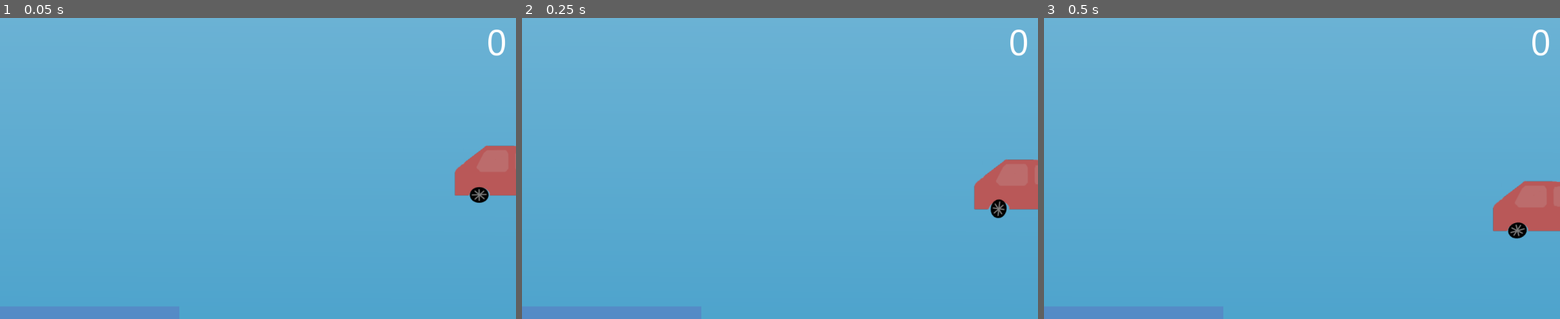
Above: before the commit, frames 1-3 (left to right).
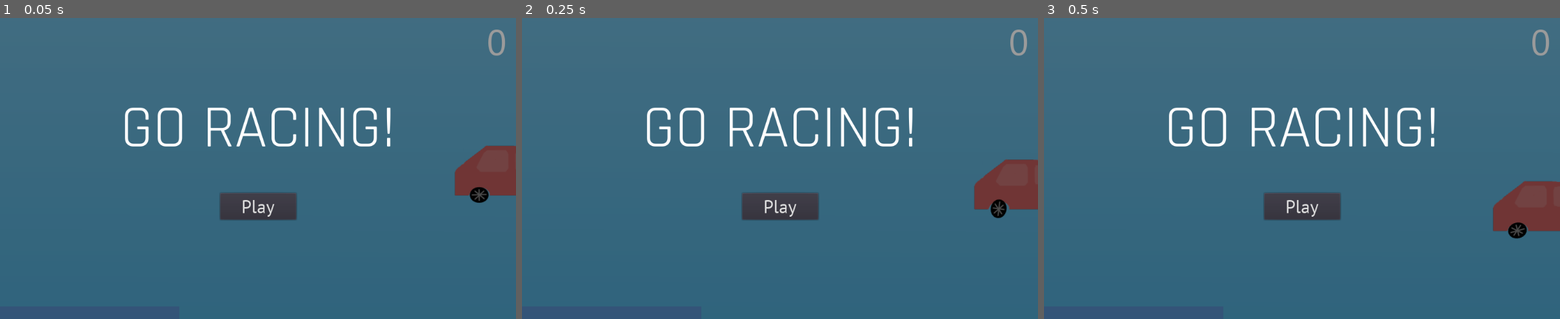
Above: after the commit, the same moments.

Repository: anhcraft/racing
Game: Godot game, scene res://Main.tscn
Two runs of this game, one before a commit and one after it. Both use one fixed random seed, a clock stepped at 60 frames per second and the inputs below.
Inputs:
- Up to frame 1 (0.05 s): no input
- Up to frame 2 (0.25 s): no input
- Up to frame 3 (0.5 s): no input

The runs differ from the first frame. In frame 1, 100% of the frame differs, in the area x 0-100%, y 0-100%; in frame 2, 100%; in frame 3, 100%.

Commit message:
Added main GUI

Diff:
--- a/Main.gd
+++ b/Main.gd
@@ -61,6 +61,13 @@
 func _on_Energy_updated(value):
 	$HUD/EnergyBar.value = value
 
+func _on_PlayBtn_button_down():
+	var ds = $MainScreen.get_children()
+	for dsc in ds:
+		if dsc is CanvasItem:
+			dsc.hide()
+	$"/root/Player".stopped = false
+
 func _on_ContinueBtn_button_down():
 	var ds = $DeathScreen.get_children()
 	for dsc in ds:
--- a/Main.tscn
+++ b/Main.tscn
@@ -6,6 +6,7 @@
 [ext_resource path="res://Car.tscn" type="PackedScene" id=4]
 [ext_resource path="res://PTSans-Regular.ttf" type="DynamicFontData" id=5]
 [ext_resource path="res://energy_bar.png" type="Texture" id=6]
+[ext_resource path="res://Rajdhani-Regular.ttf" type="DynamicFontData" id=7]
 
 [sub_resource type="DynamicFont" id=1]
 size = 72
@@ -18,6 +19,10 @@
 [sub_resource type="DynamicFont" id=3]
 size = 36
 font_data = ExtResource( 5 )
+
+[sub_resource type="DynamicFont" id=4]
+size = 120
+font_data = ExtResource( 7 )
 
 [node name="Main" type="Node2D"]
 script = ExtResource( 3 )
@@ -99,6 +104,46 @@
 "_edit_use_anchors_": false
 }
 
+[node name="MainScreen" type="CanvasLayer" parent="."]
+
+[node name="MainOverlay" type="ColorRect" parent="MainScreen"]
+anchor_right = 1.0
+anchor_bottom = 1.0
+color = Color( 0, 0, 0, 0.392157 )
+__meta__ = {
+"_edit_use_anchors_": false
+}
+
+[node name="Logo" type="Label" parent="MainScreen"]
+anchor_top = 0.5
+anchor_right = 1.0
+anchor_bottom = 0.5
+margin_top = -156.0
+margin_bottom = -2.0
+custom_fonts/font = SubResource( 4 )
+text = "GO RACING!"
+align = 1
+valign = 1
+__meta__ = {
+"_edit_use_anchors_": false
+}
+
+[node name="PlayBtn" type="Button" parent="MainScreen"]
+anchor_left = 0.5
+anchor_top = 0.5
+anchor_right = 0.5
+anchor_bottom = 0.5
+margin_left = -75.5
+margin_top = 49.3776
+margin_right = 75.5
+margin_bottom = 102.378
+custom_fonts/font = SubResource( 3 )
+text = "Play"
+__meta__ = {
+"_edit_use_anchors_": false
+}
+
 [connection signal="moving" from="Car" to="." method="_on_Car_moving"]
 [connection signal="overturn" from="Car" to="." method="_on_Car_overturn"]
 [connection signal="button_down" from="DeathScreen/ContinueBtn" to="." method="_on_ContinueBtn_button_down"]
+[connection signal="button_down" from="MainScreen/PlayBtn" to="." method="_on_PlayBtn_button_down"]
--- a/Player.gd
+++ b/Player.gd
@@ -13,11 +13,14 @@
 func init():
 	update_balance(0)
 	update_energy(0)
+	stopped = true
 
 func deposit():
 	update_balance(balance + 1)
 
 func update_balance(value: int):
+	if stopped:
+		return
 	balance = value
 	emit_signal("updateBalance", balance)
 
@@ -25,5 +28,7 @@
 	update_energy(energy + delta * energy_ratio)
 
 func update_energy(value: float):
+	if stopped:
+		return
 	energy = clamp(value, 0, 100)
 	emit_signal("updateEnergy", energy)
Not shown: 1 places in Main.tscn that only renumber resources
Binary file added: Rajdhani-Regular.ttf
